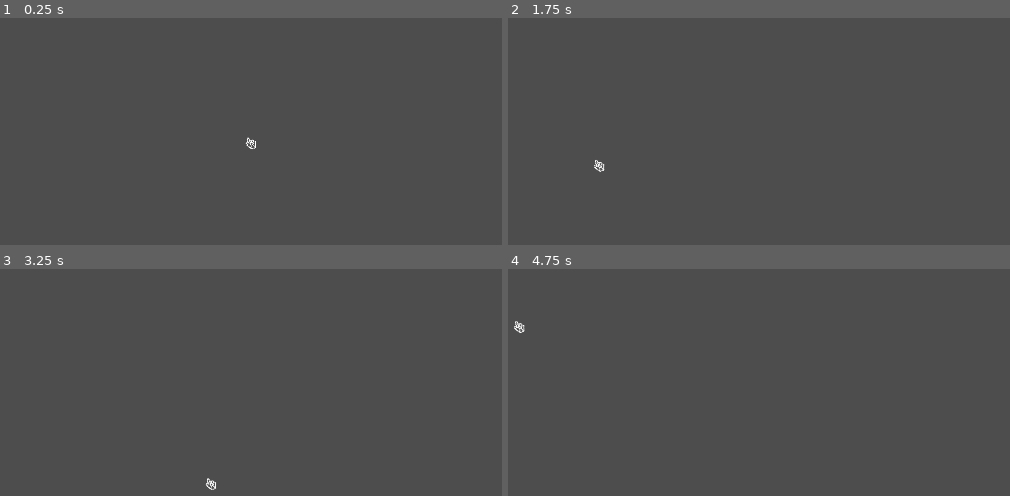
Above: before the commit, frames 1-4 (two rows, left to right).
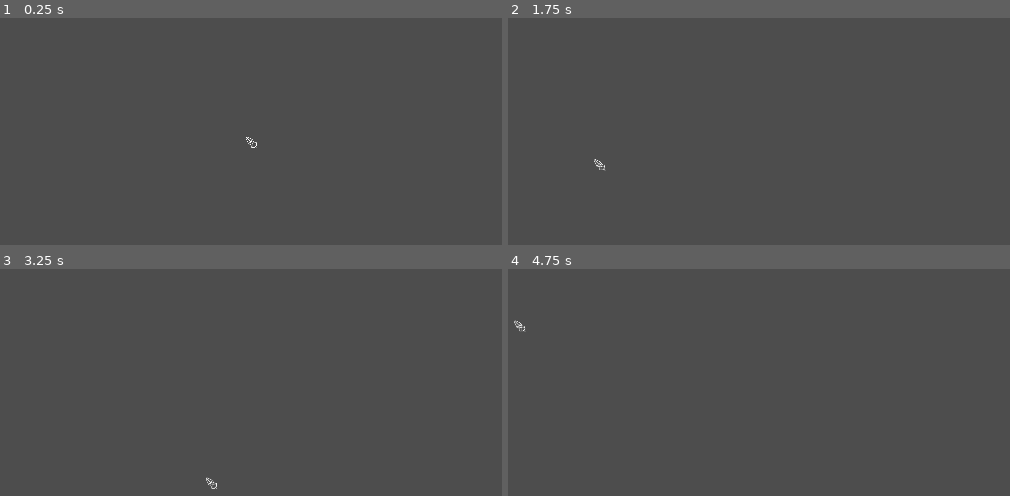
Above: after the commit, the same moments.

Repository: SpielDino/mycofall
Game: Godot game, scene res://scenes/ui/Cursor.tscn
Two runs of this game, one before a commit and one after it. Both use one fixed random seed, a clock stepped at 60 frames per second and the inputs below. The project has no main scene, so this scene is started directly.
Inputs (mouse positions are in pixels of both pictures, inside the frame that each line leads up to):
- Up to frame 1 (0.25 s): no input
- Up to frame 2 (1.75 s): tap Enter at 0.5 s; move the mouse to (929, 115) at 0.52 s; press the mouse at (929, 115) at 0.53 s; tap Space at 1.25 s; move the mouse to (593, 161) at 1.27 s; release the mouse at (593, 161) at 1.28 s; tap R at 1.35 s; click (593, 161) at 1.42 s
- Up to frame 3 (3.25 s): tap Enter at 2 s; move the mouse to (326, 289) at 2.02 s; press the mouse at (326, 289) at 2.03 s; tap Space at 2.75 s; move the mouse to (205, 477) at 2.77 s; release the mouse at (205, 477) at 2.78 s; tap R at 2.85 s; click (205, 477) at 2.92 s
- Up to frame 4 (4.75 s): tap Enter at 3.5 s; move the mouse to (994, 455) at 3.52 s; press the mouse at (994, 455) at 3.53 s; tap Space at 4.25 s; move the mouse to (513, 321) at 4.27 s; release the mouse at (513, 321) at 4.28 s; tap R at 4.35 s; click (513, 321) at 4.42 s

The runs differ from the first frame. In frame 1, less than 0.1% of the frame differs, in the area x 49-52%, y 52-58%; in frame 2, less than 0.1%; in frame 3, less than 0.1%, in the area x 41-44%, y 91-98%; in frame 4, less than 0.1%.

Commit message:
fix shader name

Diff:
--- a/scenes/ui/Cursor.tscn
+++ b/scenes/ui/Cursor.tscn
@@ -1,7 +1,7 @@
 [gd_scene load_steps=3 format=3 uid="uid://bt1oul08n6tr"]
 
 [ext_resource type="Script" uid="uid://cg8prg0mtpess" path="res://scripts/ui/cursor.gd" id="1_4cgdc"]
-[ext_resource type="Texture2D" uid="uid://231bp5s4d3ti" path="res://assets/textures/ui_textures/menus/CursorClickIdle.png" id="1_aorgw"]
+[ext_resource type="Texture2D" uid="uid://bdqh1kq4u4me3" path="res://assets/textures/ui_textures/menus/Cursor.png" id="1_aorgw"]
 
 [node name="CanvasLayer" type="CanvasLayer"]
 layer = 128
--- a/scripts/shader/title_screen/pixel_mold_pipeline.gd
+++ b/scripts/shader/title_screen/pixel_mold_pipeline.gd
@@ -40,7 +40,7 @@
 
 	node_ssbo_rid = rd.storage_buffer_create(node_positions.size() * 4, node_positions.to_byte_array())
 
-	var rd_file: RDShaderFile = load("res://scripts/shader/title_screen/pixel_mold_dijkstra.glsl")
+	var rd_file: RDShaderFile = load("res://scripts/shader/title_screen/pixel_mold_dijkstra_compute.glsl")
 	var spirv: RDShaderSPIRV = rd_file.get_spirv()
 	shader_rid = rd.shader_create_from_spirv(spirv)
 	pipeline_rid = rd.compute_pipeline_create(shader_rid)
